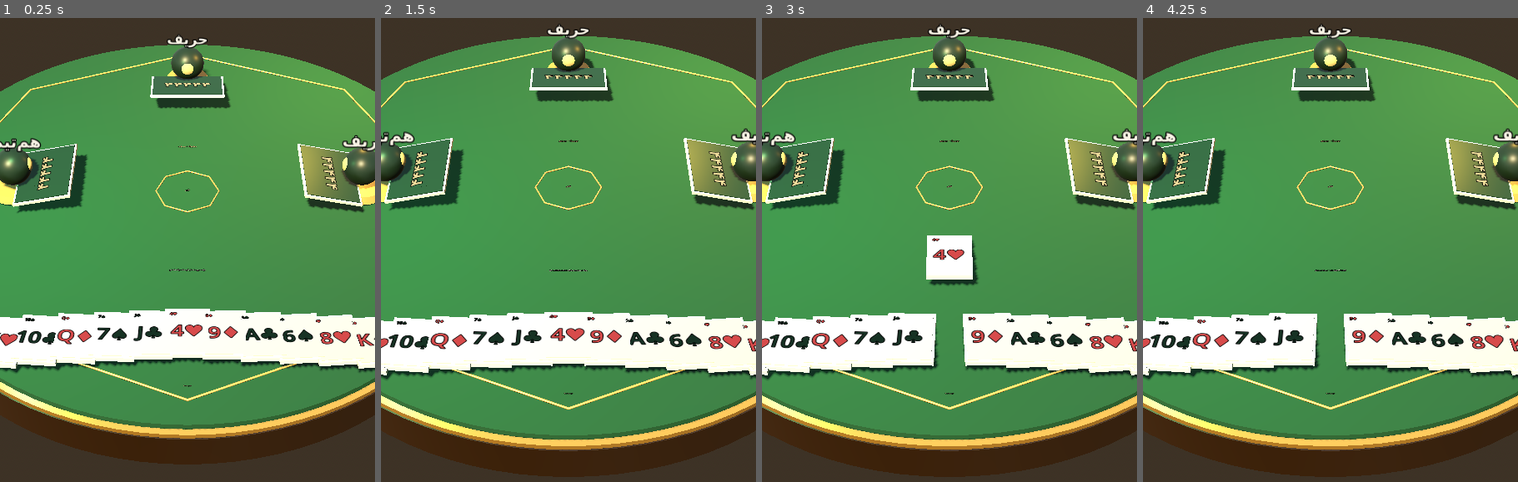
Above: before the commit, frames 1-4 (left to right).
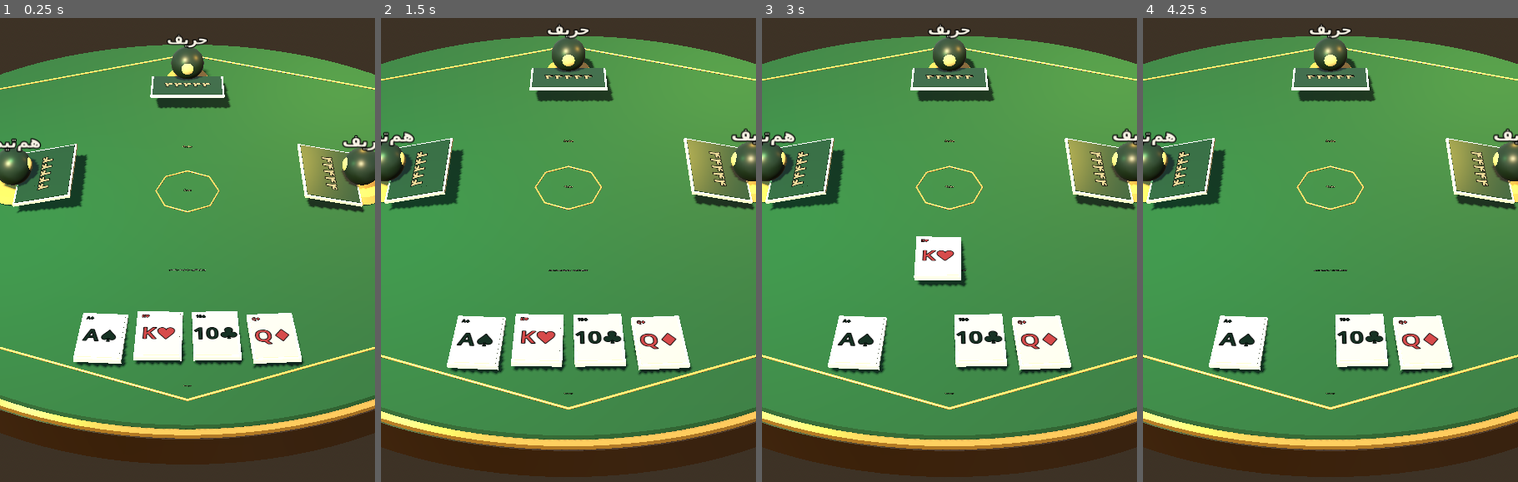
Above: after the commit, the same moments.

Repository: 1darsadihair-source/card-games-fa
Game: Godot game, scene res://scenes/main.tscn
Two runs of this game, one before a commit and one after it. Both use one fixed random seed, a clock stepped at 60 frames per second and the inputs below.
Inputs (mouse positions are in pixels of both pictures, inside the frame that each line leads up to):
- Up to frame 1 (0.25 s): no input
- Up to frame 2 (1.5 s): move the mouse to (651, 157) at 0.52 s; click (651, 157) at 0.67 s; tap Enter at 1.25 s; move the mouse to (493, 222) at 1.27 s; click (493, 222) at 1.42 s
- Up to frame 3 (3 s): tap Space at 2 s; move the mouse to (987, 45) at 2.02 s; click (987, 45) at 2.17 s; tap Enter at 2.75 s; move the mouse to (930, 324) at 2.77 s; click (930, 324) at 2.92 s
- Up to frame 4 (4.25 s): move the mouse to (1443, 291) at 3.52 s; click (1443, 291) at 3.67 s

The runs differ from the first frame. In frame 1, 14% of the frame differs, in the area x 0-100%, y 5-97%; in frame 2, 14%; in frame 3, 15%, in the area x 0-100%, y 3-99%; in frame 4, 14%.

Commit message:
Refine native 3D table for Chahar Barg

Diff:
--- a/native-godot/scripts/table.gd
+++ b/native-godot/scripts/table.gd
@@ -8,7 +8,7 @@
 var selected_card := -1
 var hand_nodes: Array[Node3D] = []
 var status_label: Label3D
-var card_faces: Array[String] = ["A♠", "K♥", "10♣", "Q♦", "7♠", "J♣", "4♥", "9♦", "A♣", "6♠", "8♥", "K♦", "3♣"]
+var card_faces: Array[String] = ["A♠", "K♥", "10♣", "Q♦"]
 
 func _ready() -> void:
     _build_lighting()
@@ -75,8 +75,9 @@
     base_mesh.top_radius = 5.2
     base_mesh.bottom_radius = 5.2
     base_mesh.height = 0.62
-    base_mesh.radial_segments = 96
+    base_mesh.radial_segments = 128
     shadow_base.mesh = base_mesh
+    shadow_base.scale.x = 1.22
     shadow_base.position.y = -0.35
     shadow_base.material_override = _material(Color("#33251a"), 0.25, 0.29)
     add_child(shadow_base)
@@ -86,8 +87,9 @@
     trim_mesh.top_radius = 5.18
     trim_mesh.bottom_radius = 5.18
     trim_mesh.height = 0.16
-    trim_mesh.radial_segments = 96
+    trim_mesh.radial_segments = 128
     trim.mesh = trim_mesh
+    trim.scale.x = 1.22
     trim.position.y = -0.04
     trim.material_override = _material(Color("#c7a45b"), 0.72, 0.25)
     add_child(trim)
@@ -97,8 +99,9 @@
     felt_mesh.top_radius = 5.08
     felt_mesh.bottom_radius = 5.08
     felt_mesh.height = 0.14
-    felt_mesh.radial_segments = 96
+    felt_mesh.radial_segments = 128
     felt.mesh = felt_mesh
+    felt.scale.x = 1.22
     felt.position.y = 0.07
     felt.material_override = _material(Color("#155238"), 0.02, 0.92)
     add_child(felt)
@@ -111,6 +114,7 @@
     ring_mesh.rings = 8
     ring_mesh.ring_segments = 128
     ring.mesh = ring_mesh
+    ring.scale.x = 1.22
     ring.position.y = 0.145
     ring.material_override = _material(Color("#d8b56b"), 0.68, 0.32)
     add_child(ring)
@@ -132,7 +136,7 @@
     _seat("حریف", Vector3(0, 0.24, -3.5), Vector3(0, 0, 0))
     _seat("هم‌تیمی", Vector3(-3.15, 0.24, -0.1), Vector3(0, 90, 0))
     _seat("حریف", Vector3(3.15, 0.24, -0.1), Vector3(0, -90, 0))
-    _label("چهاربرگ  •  میز بازی", Vector3(0, 0.23, -1.25), 0.2, Color("#d8b56b"))
+    _label("چهاربرگ", Vector3(0, 0.23, -1.25), 0.24, Color("#d8b56b"))
 
 func _seat(title: String, pos: Vector3, rot: Vector3) -> void:
     var root := Node3D.new()
@@ -220,18 +224,19 @@
     emblem.position = Vector3(0, 0.17, 0)
     emblem.material_override = _material(Color("#d8b56b"), 0.75, 0.3)
     add_child(emblem)
-    _label("حُکم", Vector3(0, 0.19, 0), 0.23, Color("#f2d18a"))
+    _label("چهاربرگ", Vector3(0, 0.19, 0), 0.19, Color("#f2d18a"))
 
 func _build_hud() -> void:
-    status_label = _label("برای شروع، یکی از کارت‌هایت را انتخاب کن", Vector3(0, 0.2, 2.05), 0.16, Color("#f7e8c8"))
+    status_label = _label("چهار کارت آغازین  •  برای بازی یکی را لمس کن", Vector3(0, 0.2, 2.05), 0.15, Color("#f7e8c8"))
     _label("تیم شما", Vector3(0, 0.22, 4.45), 0.17, Color("#e4c47b"))
 
 func _build_hand() -> void:
     for i in range(card_faces.size()):
         var card := _card_front(card_faces[i], i)
-        card.position = Vector3((i - 6) * 0.57, 0.24, 3.45 + abs(i - 6) * 0.035)
+        var offset := float(i) - float(card_faces.size() - 1) * 0.5
+        card.position = Vector3(offset * 0.88, 0.24, 3.48 + abs(offset) * 0.045)
         card.rotation_degrees.x = -8
-        card.rotation_degrees.y = (i - 6) * 1.1
+        card.rotation_degrees.y = offset * 2.0
         add_child(card)
         hand_nodes.append(card)
 
@@ -300,7 +305,7 @@
     tween.tween_property(card, "position", Vector3(0, 0.42, 0.85), 0.42)
     tween.parallel().tween_property(card, "rotation_degrees", Vector3(-8, 0, 0), 0.42)
     tween.tween_property(card, "scale", Vector3(0.92, 0.92, 0.92), 0.18)
-    status_label.text = "کارت %s بازی شد  •  نمونهٔ سه‌بعدی" % card_faces[index]
+    status_label.text = "کارت %s بازی شد  •  پیش‌نمایش تعاملی" % card_faces[index]
     await tween.finished
     card.visible = false
 
